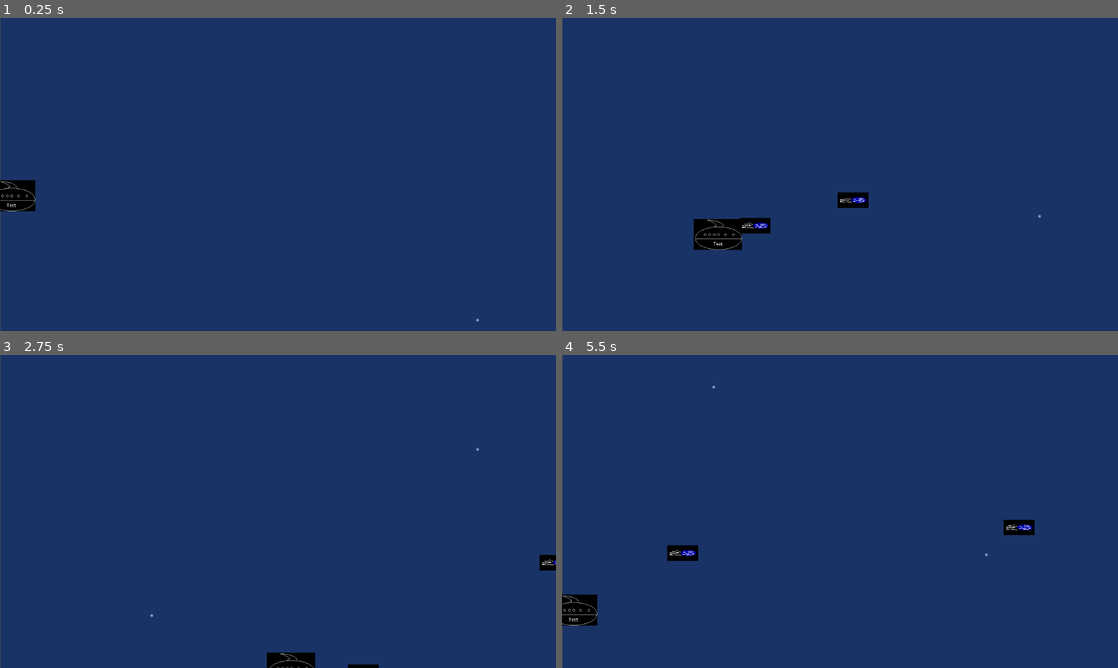
Above: before the commit, frames 1-4 (two rows, left to right).
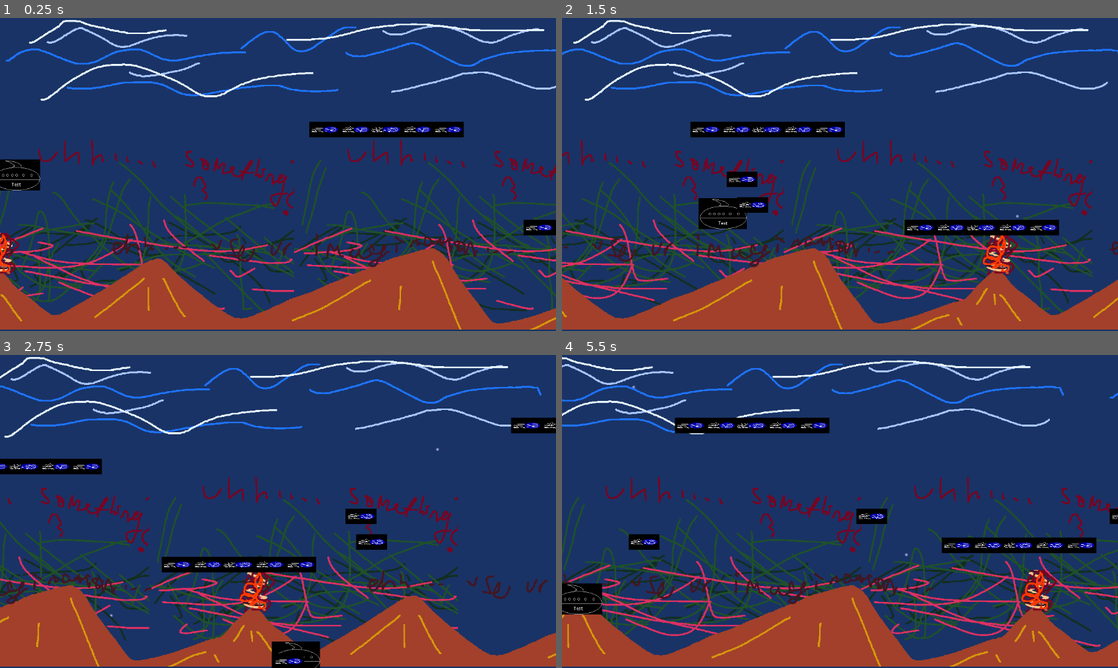
Above: after the commit, the same moments.

Repository: atakanaksit13211/untitled-shmup
Game: Godot game, scene res://scenes/playing_field.tscn
The game is run twice, just before and just after one commit, with the same random seed, the same clock (stepped at 60 frames per second) and the same inputs.
Inputs:
- Up to frame 1 (0.25 s): no input
- Up to frame 2 (1.5 s): hold D (move_right) 0.53-1.28 s; tap Space (shoot) at 0.6, 1.35 s; hold S (move_down) from 1.28 s (still down)
- Up to frame 3 (2.75 s): release S (move_down) at 2.03 s; hold D (move_right) from 2.03 s (still down); tap Space (shoot) at 2.1 s
- Up to frame 4 (5.5 s): release D (move_right) at 2.78 s; hold W (move_up) 2.78-3.53 s; tap Space (shoot) every 0.75 s from 2.85 to 5.1 s; hold A (move_left) 3.53-5.03 s; hold S (move_down) from 5.03 s (still down)

The runs differ from the first frame. In frame 1, 29% of the frame differs, in the area x 0-100%, y 0-100%; in frame 2, 30%; in frame 3, 27%; in frame 4, 30%.

Commit message:
Scrolling level test

Diff:
--- a/assets/backgrounds/underwater_background.gd
+++ b/assets/backgrounds/underwater_background.gd
@@ -1,13 +1,8 @@
 extends Node2D
 
 @onready var bubbles = $Bubbles
-@onready var background = $Background
 
 func _ready():
-	# Arka plan rengini ayarla
-	var background_color = Color(0.1, 0.2, 0.4)  # Daha koyu mavi ton
-	background.color = background_color
-
 	# Kabarcıkları başlat
 	start_bubbles()
 
--- a/scenes/level_test.tscn
+++ b/scenes/level_test.tscn
@@ -1,13 +1,75 @@
-[gd_scene load_steps=2 format=3 uid="uid://csq0smwg6g4a6"]
+[gd_scene load_steps=7 format=3 uid="uid://csq0smwg6g4a6"]
 
 [ext_resource type="PackedScene" uid="uid://b6x8v0j6y5n3q" path="res://assets/backgrounds/underwater_background.tscn" id="1_k0mgt"]
+[ext_resource type="Texture2D" uid="uid://bmljcndoaf2pd" path="res://assets/sprites/volcano1.png" id="2_d5kir"]
+[ext_resource type="Texture2D" uid="uid://d2eyxsrau741x" path="res://assets/sprites/loading_2.png" id="2_vbogn"]
+[ext_resource type="Texture2D" uid="uid://6auhq8j87bpg" path="res://assets/sprites/sea_top.png" id="3_plvai"]
+[ext_resource type="Texture2D" uid="uid://rjgejfl5rmji" path="res://assets/sprites/Unnamed.png" id="4_vkcgd"]
+
+[sub_resource type="RectangleShape2D" id="RectangleShape2D_e73ws"]
+size = Vector2(5252, 52)
 
 [node name="Level_TEST" type="Node2D"]
 
 [node name="ParallaxBackground" type="ParallaxBackground" parent="."]
 
 [node name="BottomStatic" type="ParallaxLayer" parent="ParallaxBackground"]
-motion_scale = Vector2(0, 0)
+texture_repeat = 2
+motion_scale = Vector2(0.1, 0.1)
+motion_mirroring = Vector2(1152, 0)
 
 [node name="UnderwaterBackground" parent="ParallaxBackground/BottomStatic" instance=ExtResource("1_k0mgt")]
-position = Vector2(1, 0)
+texture_repeat = 2
+
+[node name="something" type="ParallaxLayer" parent="ParallaxBackground"]
+position = Vector2(-2, 0)
+motion_scale = Vector2(0.4, 0.4)
+motion_mirroring = Vector2(640, 0)
+
+[node name="Sprite2D" type="Sprite2D" parent="ParallaxBackground/something"]
+position = Vector2(322, 442)
+texture = ExtResource("4_vkcgd")
+
+[node name="sea_top" type="ParallaxLayer" parent="ParallaxBackground"]
+motion_scale = Vector2(0.1, 0.1)
+motion_mirroring = Vector2(1280, 0)
+
+[node name="Sprite2D" type="Sprite2D" parent="ParallaxBackground/sea_top"]
+position = Vector2(642, 197)
+texture = ExtResource("3_plvai")
+
+[node name="mountains" type="ParallaxLayer" parent="ParallaxBackground"]
+motion_mirroring = Vector2(1280, 0)
+
+[node name="Sprite2D" type="Sprite2D" parent="ParallaxBackground/mountains"]
+position = Vector2(642, 548)
+texture = ExtResource("2_d5kir")
+
+[node name="LevelBoundary" type="Area2D" parent="."]
+
+[node name="top_bound" type="CollisionShape2D" parent="LevelBoundary"]
+position = Vector2(2626, -26)
+shape = SubResource("RectangleShape2D_e73ws")
+
+[node name="bottom_bound" type="CollisionShape2D" parent="LevelBoundary"]
+position = Vector2(2625, 673)
+shape = SubResource("RectangleShape2D_e73ws")
+
+[node name="StartPosition" type="Marker2D" parent="."]
+position = Vector2(-543, 1)
+
+[node name="Sprite2D3" type="Sprite2D" parent="."]
+position = Vector2(2599, 397)
+texture = ExtResource("2_vbogn")
+
+[node name="Sprite2D4" type="Sprite2D" parent="."]
+position = Vector2(2046, 149)
+texture = ExtResource("2_vbogn")
+
+[node name="Sprite2D2" type="Sprite2D" parent="."]
+position = Vector2(1322, 437)
+texture = ExtResource("2_vbogn")
+
+[node name="Sprite2D" type="Sprite2D" parent="."]
+position = Vector2(878, 234)
+texture = ExtResource("2_vbogn")
--- a/scenes/playing_field.tscn
+++ b/scenes/playing_field.tscn
@@ -1,22 +1,25 @@
-[gd_scene load_steps=4 format=3 uid="uid://hii1ibvq2ebq"]
+[gd_scene load_steps=6 format=3 uid="uid://hii1ibvq2ebq"]
 
 [ext_resource type="Script" uid="uid://byfbs7dalwpto" path="res://scripts/playing_field.gd" id="1_ct7jv"]
 [ext_resource type="PackedScene" uid="uid://bh3p2wu2anneo" path="res://scenes/player.tscn" id="1_fjfaw"]
 [ext_resource type="PackedScene" uid="uid://csq0smwg6g4a6" path="res://scenes/level_test.tscn" id="3_75pwy"]
+[ext_resource type="Script" uid="uid://dn6gdf3by80oj" path="res://scripts/level_test.gd" id="3_xnee4"]
+[ext_resource type="Script" uid="uid://brewkpgn87j14" path="res://scripts/camera_2d.gd" id="5_t44w6"]
 
 [node name="Playing_Field" type="Node2D"]
 script = ExtResource("1_ct7jv")
 maxPlayerBullets = 6
 
 [node name="Level_TEST" parent="." instance=ExtResource("3_75pwy")]
+script = ExtResource("3_xnee4")
 
-[node name="Player" parent="." instance=ExtResource("1_fjfaw")]
-position = Vector2(176, 195)
+[node name="Camera" type="Camera2D" parent="."]
+position = Vector2(578, 327)
+script = ExtResource("5_t44w6")
 
-[node name="Camera2D" type="Camera2D" parent="."]
-position = Vector2(577, 324)
+[node name="Player" parent="Camera" instance=ExtResource("1_fjfaw")]
+position = Vector2(-1, -4)
+collision_layer = 3
+collision_mask = 3
 
-[node name="StartPosition" type="Marker2D" parent="."]
-position = Vector2(24, 368)
-
-[connection signal="shoot" from="Player" to="." method="_on_player_shoot"]
+[connection signal="shoot" from="Camera/Player" to="." method="_on_player_shoot"]
--- a/scenes/test_bullet.tscn
+++ b/scenes/test_bullet.tscn
@@ -2,9 +2,6 @@
 
 [ext_resource type="Script" uid="uid://dt0wxbtrhiebb" path="res://scripts/test_bullet.gd" id="1_e3aac"]
 [ext_resource type="Texture2D" uid="uid://d2eyxsrau741x" path="res://assets/sprites/loading_2.png" id="2_u7x4a"]
-
-[sub_resource type="CapsuleShape2D" id="CapsuleShape2D_d2don"]
-radius = 5.0
 
 [sub_resource type="AtlasTexture" id="AtlasTexture_1meno"]
 atlas = ExtResource("2_u7x4a")
@@ -49,14 +46,12 @@
 "speed": 5.0
 }]
 
+[sub_resource type="CapsuleShape2D" id="CapsuleShape2D_d2don"]
+radius = 5.0
+
 [node name="test_bullet" type="Area2D"]
 collision_mask = 0
 script = ExtResource("1_e3aac")
-
-[node name="CollisionShape2D" type="CollisionShape2D" parent="."]
-position = Vector2(12, 0)
-rotation = 1.5708
-shape = SubResource("CapsuleShape2D_d2don")
 
 [node name="AnimatedSprite2D" type="AnimatedSprite2D" parent="."]
 sprite_frames = SubResource("SpriteFrames_hsjo5")
@@ -65,5 +60,12 @@
 frame_progress = 0.548192
 
 [node name="VisibleOnScreenNotifier2D" type="VisibleOnScreenNotifier2D" parent="."]
+position = Vector2(-17, 0)
+rect = Rect2(-10, -10, 55, 20)
+
+[node name="CollisionShape2D" type="CollisionShape2D" parent="."]
+position = Vector2(12, 0)
+rotation = 1.5708
+shape = SubResource("CapsuleShape2D_d2don")
 
 [connection signal="screen_exited" from="VisibleOnScreenNotifier2D" to="." method="_on_visible_on_screen_notifier_2d_screen_exited"]
--- /dev/null
+++ b/scripts/camera_2d.gd
@@ -0,0 +1,6 @@
+extends Camera2D
+
+@export var scroll_speed = 300
+
+func _process(delta: float) -> void:
+	position += Vector2.RIGHT * scroll_speed * delta
--- /dev/null
+++ b/scripts/level_test.gd
@@ -0,0 +1 @@
+extends Node2D
--- a/scripts/player.gd
+++ b/scripts/player.gd
@@ -38,6 +38,8 @@
 
 # Called every frame. 'delta' is the elapsed time since the previous frame.
 func _process(delta: float) -> void:
+	var screen_rect = get_viewport_rect()
+
 	var velocity = Vector2.ZERO # The player's movement vector.
 	if Input.is_action_pressed("move_right"):
 		velocity.x += 1
@@ -59,7 +61,7 @@
 		$AnimatedSprite2D.stop()
 
 	position += velocity * delta
-	position = position.clamp(Vector2.ZERO, screen_size)
+	#position = position.clamp(Vector2.ZERO, screen_rect.position)
 
 	#if velocity.x != 0:
 	#	$AnimatedSprite2D.animation = "default"
--- a/scripts/playing_field.gd
+++ b/scripts/playing_field.gd
@@ -4,13 +4,13 @@
 @export var maxPlayerBullets: int
 
 func _ready() -> void:
-	$Player.start($StartPosition.position)
+	$Camera/Player.start($Level_TEST/StartPosition.position)
 
 
 func _on_player_shoot() -> void:
 	if(playerBulletsOnScreen < maxPlayerBullets):
 		playerBulletsOnScreen += 1
-		var scene_instance = test_bullet.player_new_bullet($Player.get_bullet_spawn_point(), Vector2.RIGHT)
+		var scene_instance = test_bullet.player_new_bullet($Camera/Player.get_bullet_spawn_point(), Vector2.RIGHT)
 		scene_instance.player_bullet_screen_exit.connect(_on_player_bullet_screen_exit)
 		add_child(scene_instance)
 
Binary file added: assets/sprites/Unnamed.png
Not shown, added: assets/sprites/Unnamed.png.import
Binary file added: assets/sprites/sea_top.png
Not shown, added: assets/sprites/sea_top.png.import
Binary file added: assets/sprites/volcano1.png
Not shown, added: assets/sprites/volcano1.png.import
Not shown, added: scripts/camera_2d.gd.uid
Not shown, added: scripts/level_test.gd.uid
